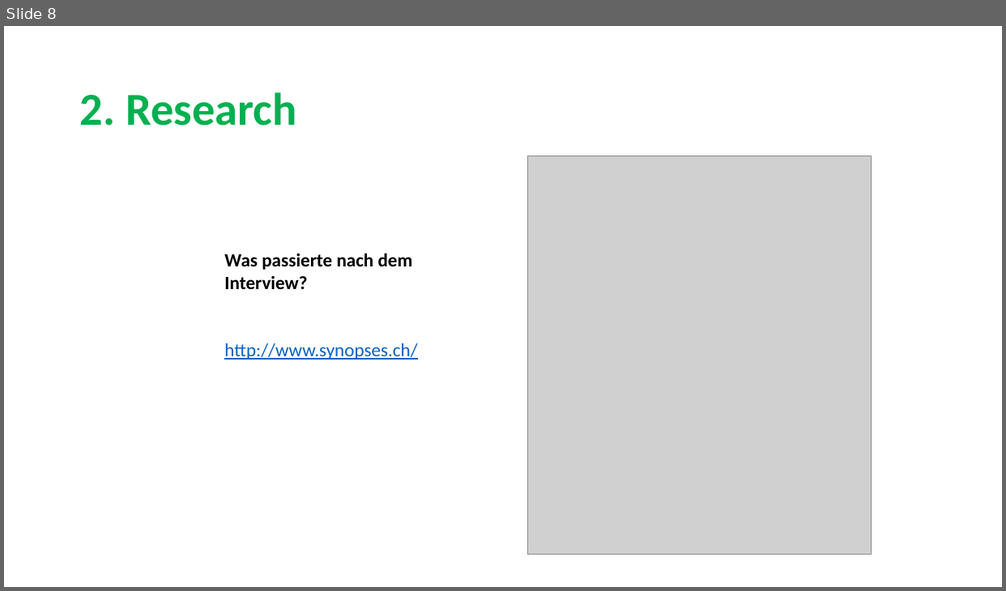
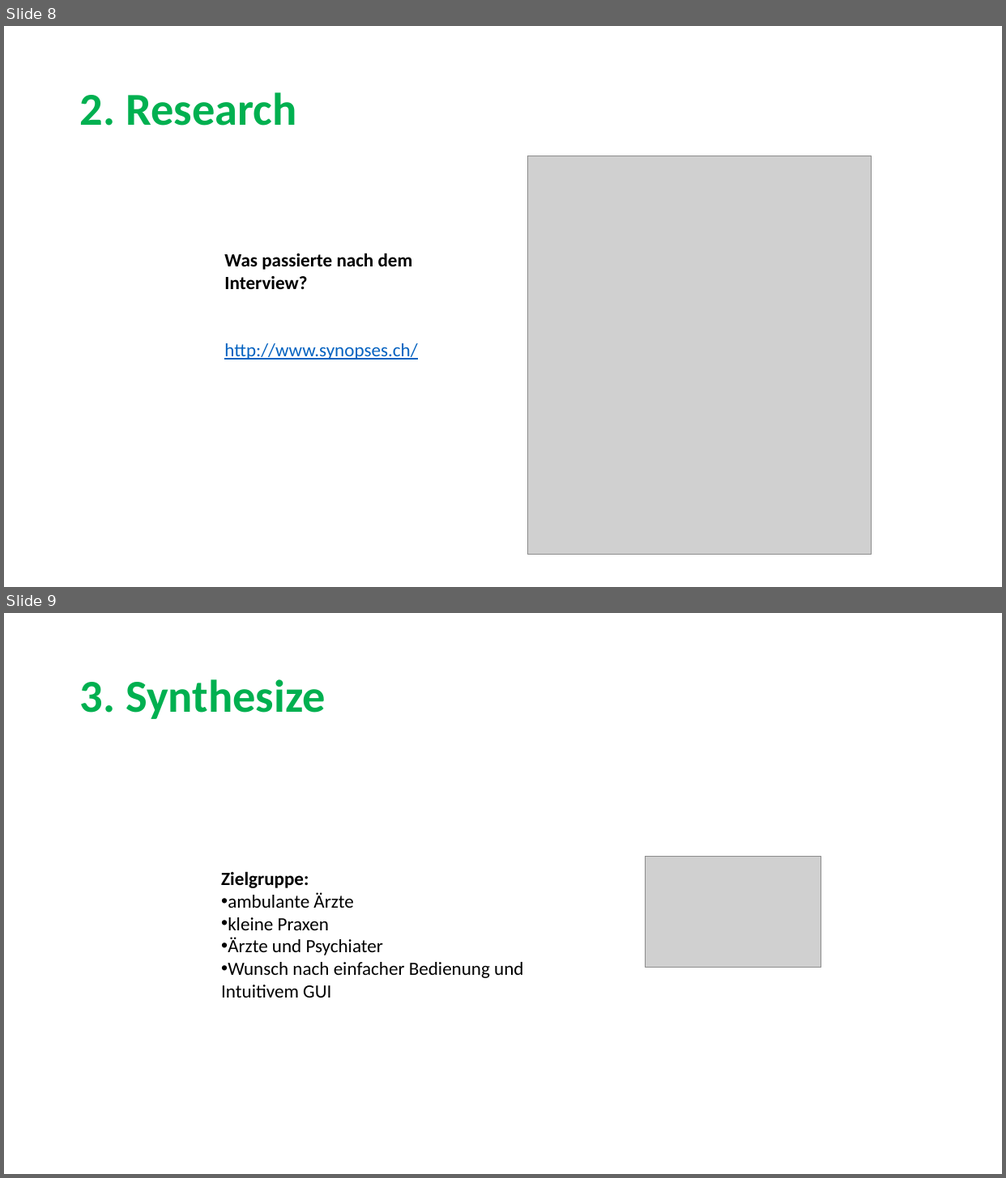
Before and after one commit to sarahmele/ch.bfh.btx8081.w2015.green, a slide deck: doc/task03/Task3.pptx. Shown one above the other, each under a label of ours: slide 8 before the commit, slides 8 and 9 after it. The pictures are 1006x591 and 1006x1178 pixels, drawn with LibreOffice and Linux fonts; fonts in the diff are those of the drawing; grey boxes stand for pictures. Boxes give left, top, right and bottom in pixels: in the first picture for what was removed or moved away, otherwise in the second. Text is boxed around its words. In the diff, an @@ line names an element or a change of style, - is before the commit and + after.

```diff
--- a/doc/task03/Task3.pptx
+++ b/doc/task03/Task3.pptx
@@ slide 9 added at [4, 613, 1002, 1174], background #FFFFFF @@
@@ title added at [80, 679, 326, 719], 44 pt, text #00B050, bold @@
+3. Synthesize
@@ text added at [221, 871, 523, 998], 18 pt, text #000000 @@
+Zielgruppe:
+• ambulante Ärzte
+• kleine Praxen
+• Ärzte und Psychiater
+• Wunsch nach einfacher Bedienung und Intuitivem GUI
@@ picture added at [646, 856, 821, 968] @@
```
Also in this commit, not shown: 2 slides changed, 2 other slides added, 2 slides removed.
